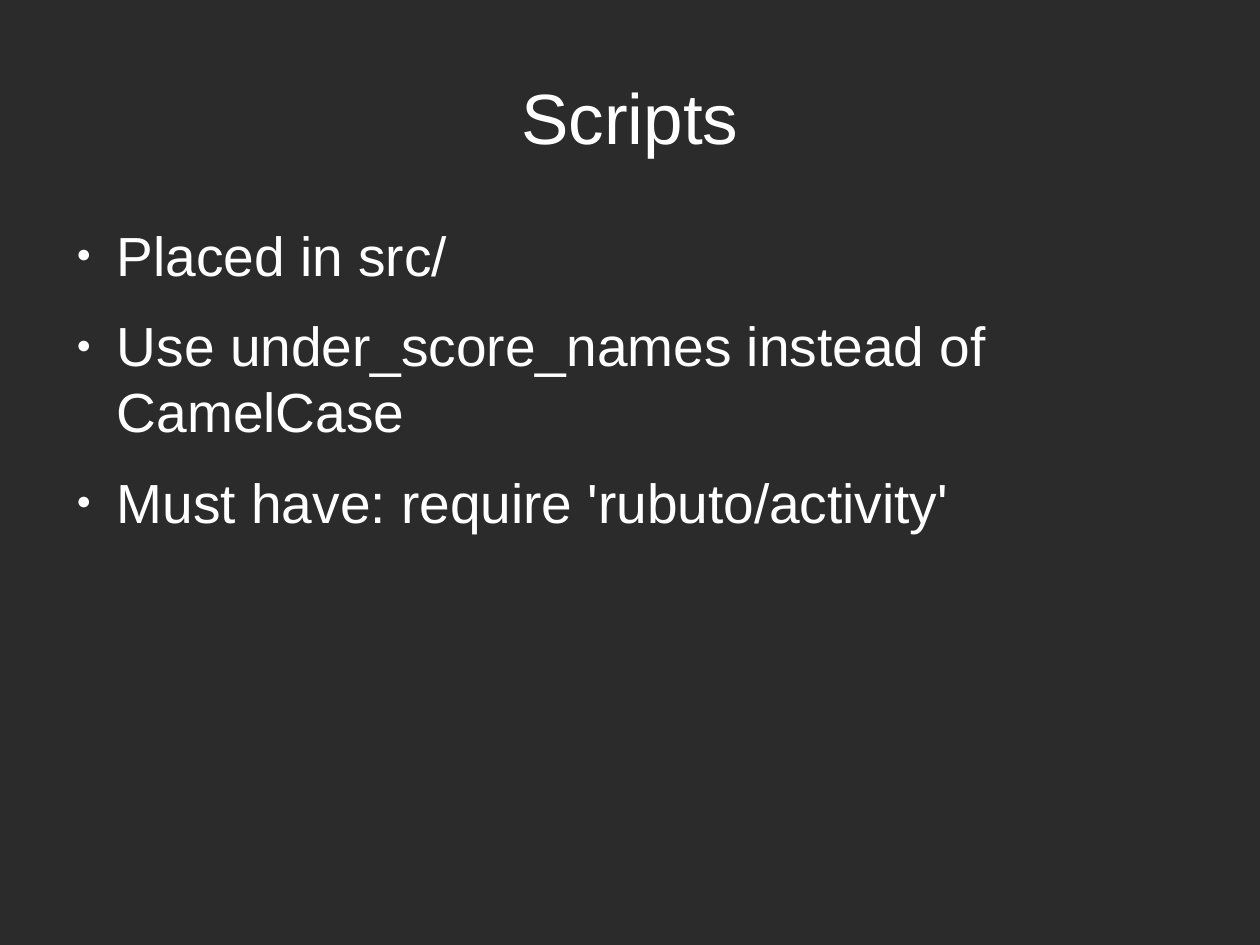
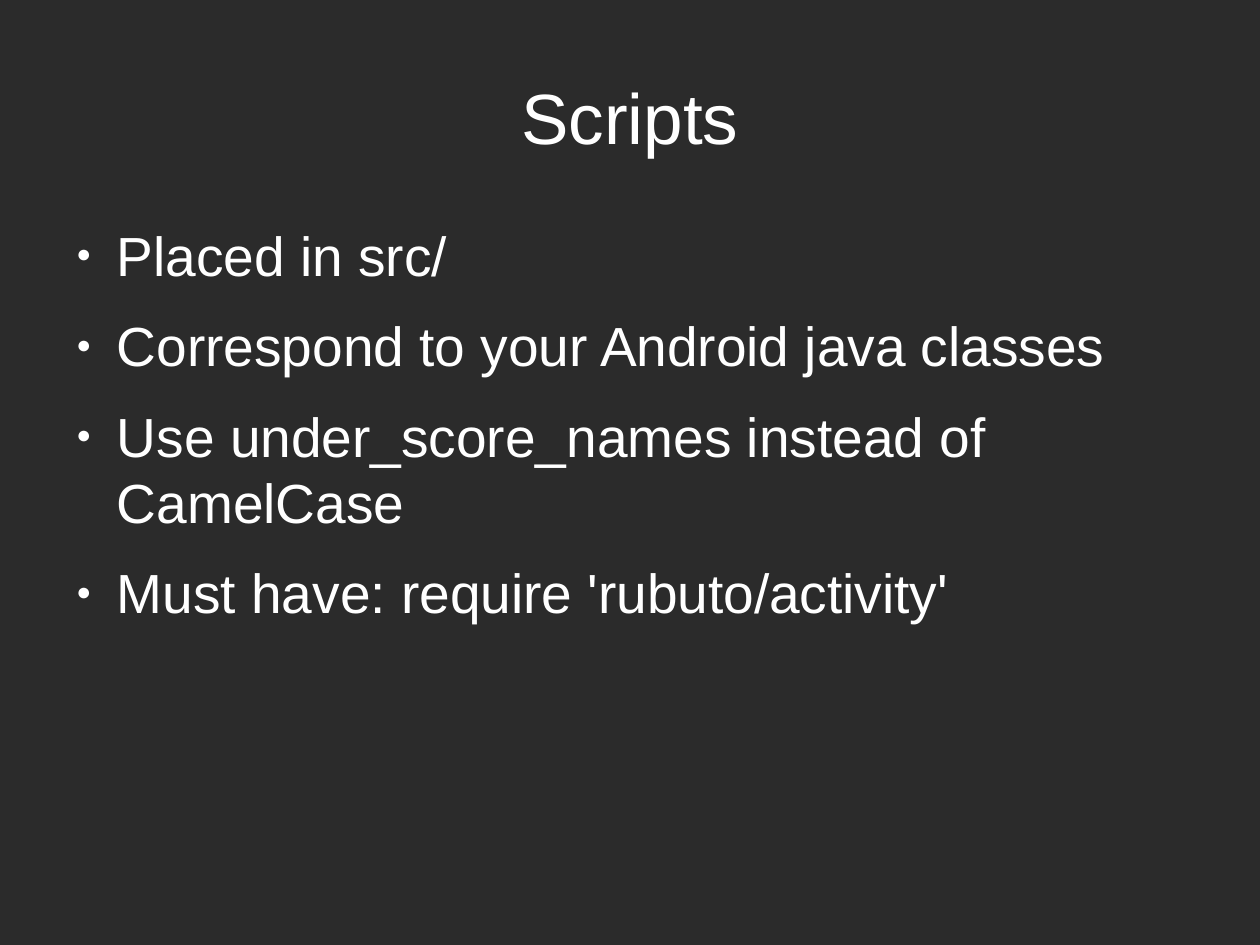
Before and after one commit to speakingcode/pres-ruboto, a slide deck: slide 15 of pres-ruboto.odp. Drawn at 1260x945 pixels with LibreOffice and Linux fonts; fonts in the diff are those of the drawing; background and template pictures are left out; a plain dark background stands for a picture behind light text. Boxes give left, top, right and bottom in pixels: in the first picture for what was removed or moved away, otherwise in the second. Text is boxed around its words. In the diff, an @@ line names an element or a change of style, - is before the commit and + after.

```diff
--- a/pres-ruboto.odp
+++ b/pres-ruboto.odp
@@ text at bbox=[117, 326, 1104, 376]: paragraph added @@
+● Correspond to your Android java classes
```
Also in this commit, not shown: 6 other slides changed, 9 slides added, 1 slide removed.
